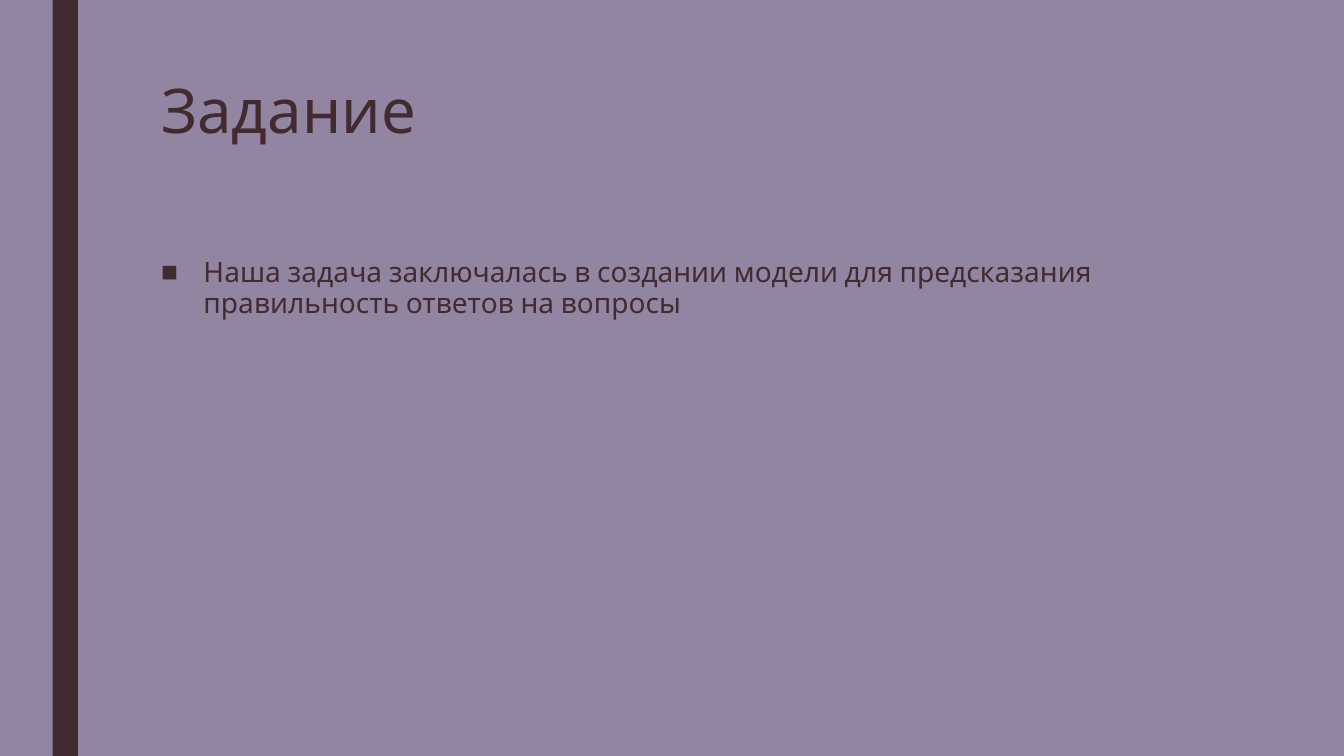
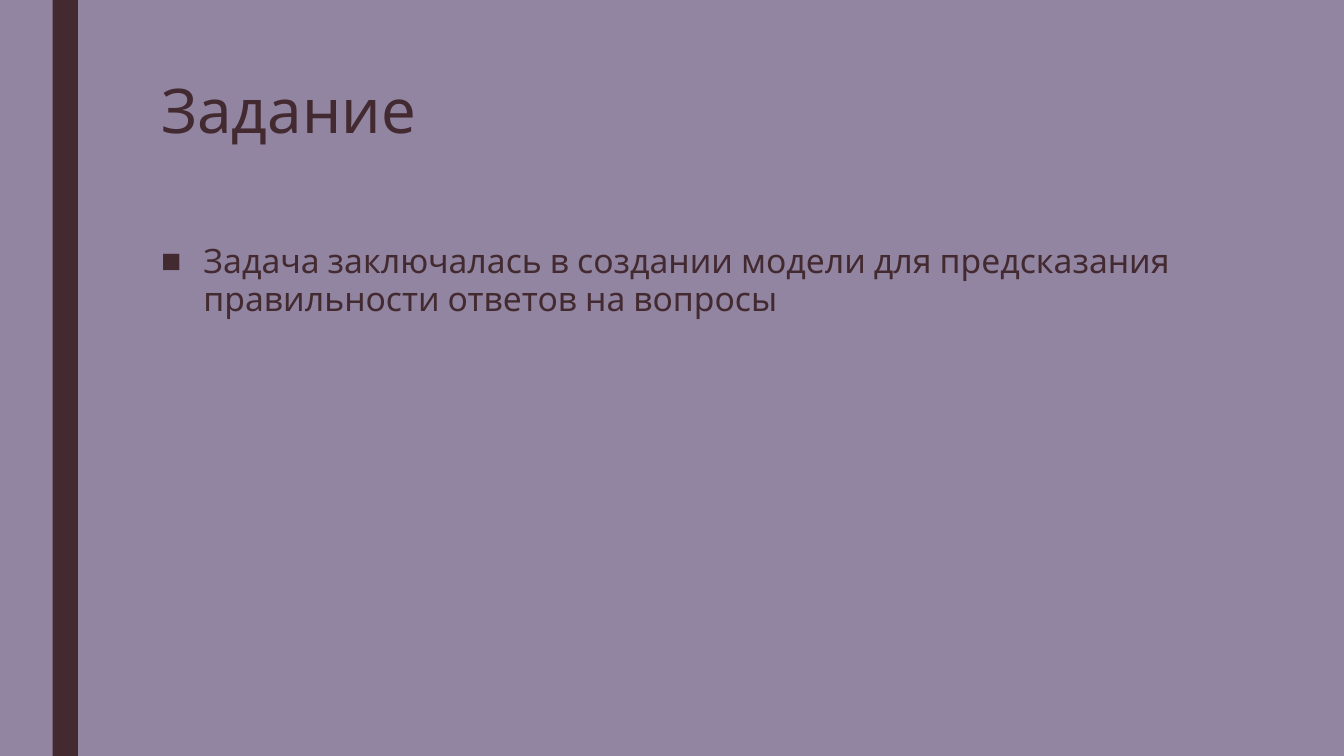
Before and after one commit to zumvanrin/DM_team_RIIID, a slide deck: slide 2 of Riid.pptx (slide 3 before the commit). Drawn at 1344x756 pixels with LibreOffice and Linux fonts; fonts in the diff are those of the drawing. Boxes give left, top, right and bottom in pixels: in the first picture for what was removed or moved away, otherwise in the second. Text is boxed around its words. In the diff, an @@ line names an element or a change of style, - is before the commit and + after.

```diff
--- a/Riid.pptx
+++ b/Riid.pptx
@@ text at (x1=203, y1=249, x2=1170, y2=319): text changed; size 20 to 24 pt @@
-■ Наша задача заключалась в создании модели для предсказания правильность ответов на вопросы
+■ Задача заключалась в создании модели для предсказания правильности ответов на вопросы
```
Also in this commit, not shown: 3 other slides changed, 2 slides added, 2 slides removed.
